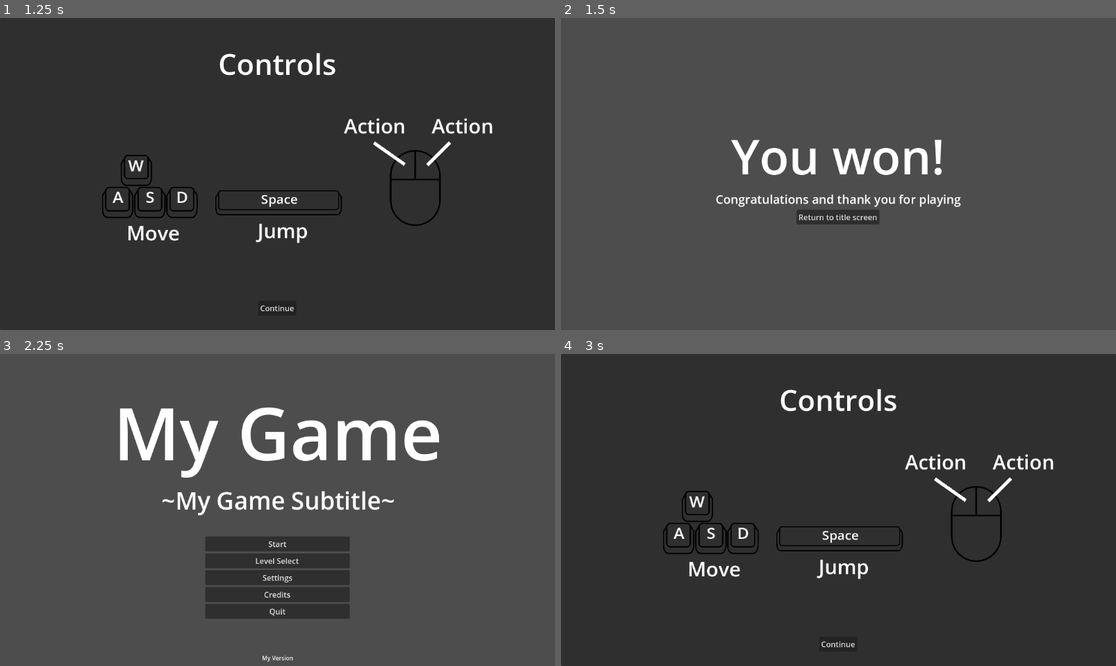
Above: before the commit, frames 1-4 (two rows, left to right).
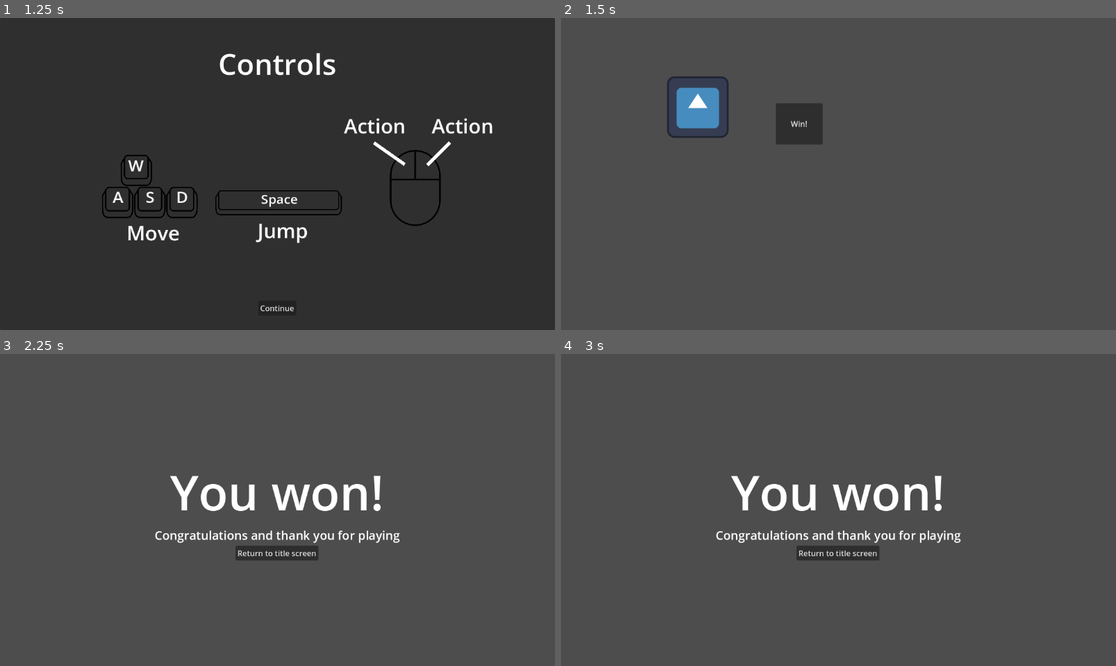
Above: after the commit, the same moments.

Repository: kaiec/ggj25-bubble-game
Game: Godot game, scene res://gamemanager/gamemanager.tscn
Same seed, same stepped clock (60 frames per second), same inputs: the game is played once before the commit and once after it. The engine's default icon, where the game draws it, is replaced by a stand-in: a white triangle on a blue panel in a dark square.
Inputs (mouse positions are in pixels of both pictures, inside the frame that each line leads up to):
- Up to frame 1 (1.25 s): click "Start" at 0.5 s
- Up to frame 2 (1.5 s): click "Continue" at 1.25 s
- Up to frame 3 (2.25 s): click "Return to title screen" (after the commit: "Win!") at 2 s
- Up to frame 4 (3 s): click (838, 544) at 2.75 s, where only the run before the commit has a clickable "Start"

Frame 1 is identical in both runs. In frame 2, 5.1% of the frame differs, in the area x 19-73%, y 18-67%; in frame 3, 12%; in frame 4, 99%, in the area x 0-100%, y 0-100%.

Commit message:
Bug fixes in template, level 1 loads

Diff:
--- a/autoloads/input_manager.gd
+++ b/autoloads/input_manager.gd
@@ -35,14 +35,8 @@
 
 func set_is_in_game(b: bool) -> void:
 	_is_in_game = b
-	_update_mouse_capture()
 
-func _update_mouse_capture() -> void:
-	if (not _is_in_game) || _is_paused:
-		Input.mouse_mode = Input.MOUSE_MODE_VISIBLE
-	else:
-		Input.mouse_mode = Input.MOUSE_MODE_CAPTURED
+
 
 func set_is_paused(b: bool) -> void:
 	_is_paused = b
-	_update_mouse_capture()
--- a/gamemanager/gamemanager.gd
+++ b/gamemanager/gamemanager.gd
@@ -72,7 +72,7 @@
 	current_level_node = next_level
 
 func _next_level() -> void:
-	if level <= max_level and max_level > 0:
+	if level < max_level and max_level > 0:
 		InputManager.set_is_in_game(true)
 		level += 1
 		_show_level(level)
@@ -84,7 +84,7 @@
 func _show_level(level_nr: int) -> void:
 	InputManager.set_is_in_game(true)
 	level = level_nr
-	var next_level = load(level_location % str(level))
+	var next_level = load(level_location % str(level)).instantiate()
 	if next_level.has_signal("win"):
 		next_level.win.connect(_next_level)
 	if next_level.has_signal("reset"):
--- a/gamemanager/gamemanager.tscn
+++ b/gamemanager/gamemanager.tscn
@@ -11,6 +11,7 @@
 [node name="Gamemanager" type="Node"]
 process_mode = 3
 script = ExtResource("1_htktm")
+max_level = 1
 
 [node name="WorldEnvironment" type="WorldEnvironment" parent="."]
 environment = ExtResource("2_v1n10")
--- /dev/null
+++ b/levels/level_1.gd
@@ -0,0 +1,18 @@
+extends Node2D
+
+signal win
+
+
+# Called when the node enters the scene tree for the first time.
+func _ready() -> void:
+	pass # Replace with function body.
+
+
+# Called every frame. 'delta' is the elapsed time since the previous frame.
+func _process(_delta: float) -> void:
+	pass
+
+
+func _on_button_pressed() -> void:
+	win.emit()
+	queue_free()
--- /dev/null
+++ b/levels/level_1.tscn
@@ -0,0 +1,20 @@
+[gd_scene load_steps=3 format=3 uid="uid://dcuhqysjne36s"]
+
+[ext_resource type="Script" path="res://levels/level_1.gd" id="1_ewh2m"]
+[ext_resource type="Texture2D" uid="uid://dkgp7tccxyyxc" path="res://icon.svg" id="1_qt0m7"]
+
+[node name="Level 1" type="Node2D"]
+script = ExtResource("1_ewh2m")
+
+[node name="Icon" type="Sprite2D" parent="."]
+position = Vector2(284, 185)
+texture = ExtResource("1_qt0m7")
+
+[node name="Button" type="Button" parent="."]
+offset_left = 446.0
+offset_top = 177.0
+offset_right = 543.0
+offset_bottom = 263.0
+text = "Win!"
+
+[connection signal="pressed" from="Button" to="." method="_on_button_pressed"]
